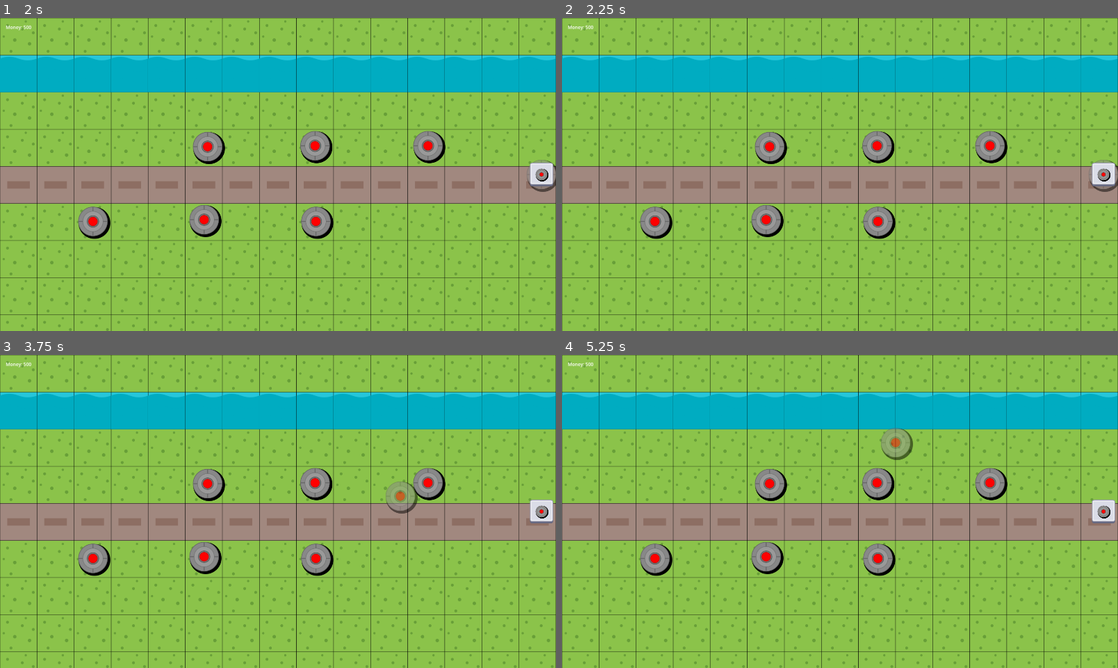
Above: before the commit, frames 1-4 (two rows, left to right).
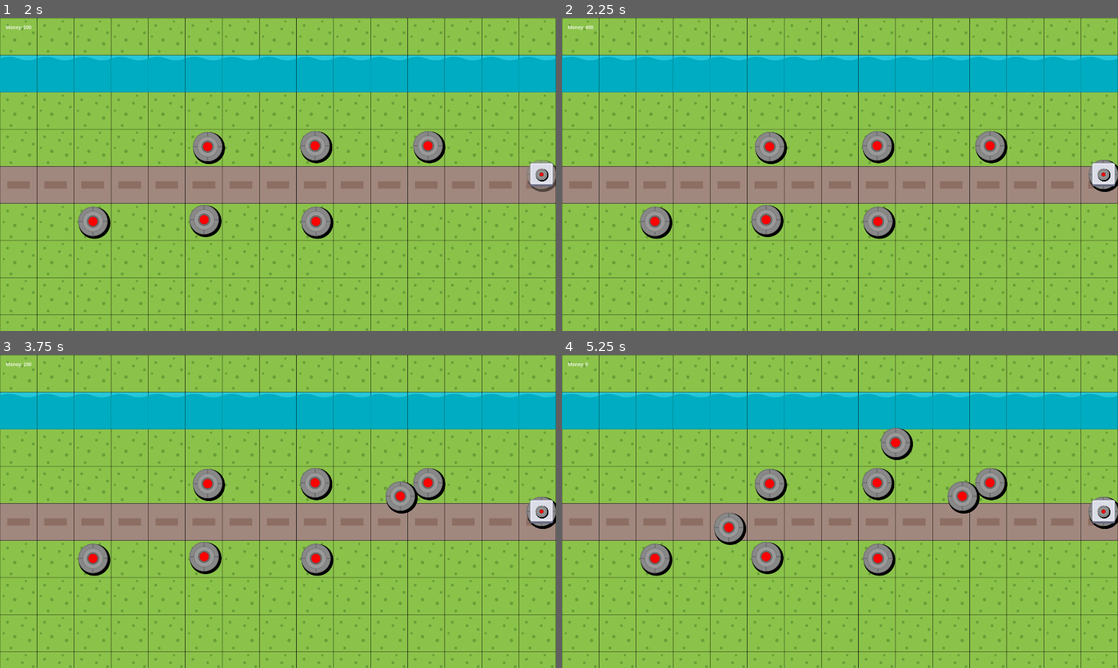
Above: after the commit, the same moments.

Repository: Kotowskey/tower-defense
Game: Godot game, scene res://scenes/scene_handler.tscn
Two runs of this game, one before a commit and one after it. Both use one fixed random seed, a clock stepped at 60 frames per second and the inputs below.
Inputs (mouse positions are in pixels of both pictures, inside the frame that each line leads up to):
- Up to frame 1 (2 s): click "NEW GAME" at 0.5 s; click (539, 174) at 1.25 s
- Up to frame 2 (2.25 s): click (1101, 174) at 2 s
- Up to frame 3 (3.75 s): click (539, 511) at 2.75 s; tap Enter at 3.5 s; move the mouse to (400, 495) at 3.52 s; click (400, 495) at 3.67 s
- Up to frame 4 (5.25 s): tap Space at 4.25 s; move the mouse to (728, 527) at 4.27 s; click (728, 527) at 4.42 s; tap Enter at 5 s; move the mouse to (895, 442) at 5.02 s; click (895, 442) at 5.17 s

Frame 1 is identical in both runs. In frame 2, less than 0.1% of the frame differs, in the area x 4-100%, y 2-56%; in frame 3, 0.5%; in frame 4, 1.5%, in the area x 4-100%, y 2-61%.

Commit message:
tower placing implementation
no validation for where it is being placed

Diff:
--- a/scripts/enemy.gd
+++ b/scripts/enemy.gd
@@ -8,7 +8,7 @@
 var speed = 100
 var max_health = 100
 var current_health = max_health
-var value = 25  # Ilość pieniędzy za zabicie przeciwnika
+var value = 25
 
 func _ready():
 	current_health = max_health
@@ -18,7 +18,6 @@
 		path_follow.progress += speed * delta
 		position = path_follow.global_position
 
-		# Sprawdź czy przeciwnik dotarł do końca ścieżki
 		if path_follow.progress_ratio >= 0.99:
 			emit_signal("enemy_escaped")
 			queue_free()
--- a/scripts/game_scene.gd
+++ b/scripts/game_scene.gd
@@ -15,12 +15,31 @@
 		money_label.position = Vector2(20, 20)
 		$UI/HUD.add_child(money_label)
 
+	set_process_input(true)
 	update_money_ui()
 
 func _process(delta):
 	if building_mode and tower_preview:
 		var mouse_pos = get_global_mouse_position()
 		tower_preview.position = mouse_pos
+
+func _input(event):
+	if not building_mode:
+		return
+
+	if event is InputEventMouseButton:
+		if event.button_index == MOUSE_BUTTON_LEFT and event.pressed:
+			var mouse_pos = get_global_mouse_position()
+
+			if player_money >= 100:
+				place_tower(mouse_pos)
+				player_money -= 100
+				update_money_ui()
+			else:
+				print("Not enough money to place tower")
+
+		elif event.button_index == MOUSE_BUTTON_RIGHT and event.pressed:
+			cancel_building()
 
 func _on_tower_button_pressed():
 	print("Tower button pressed")
@@ -33,32 +52,11 @@
 	tower_preview.modulate = Color(1, 1, 1, 0.5)
 	add_child(tower_preview)
 
-func _unhandled_input(event):
-	if not building_mode:
-		return
-
-	if event is InputEventMouseButton:
-		if event.button_index == MOUSE_BUTTON_LEFT and event.pressed:
-			var mouse_pos = get_global_mouse_position()
-			if player_money >= 100:
-				place_tower(mouse_pos)
-				player_money -= 100
-				update_money_ui()
-			print("Tower placed at: ", mouse_pos)
-
-		elif event.button_index == MOUSE_BUTTON_RIGHT and event.pressed:
-			cancel_building()
-			print("Building cancelled")
-
 func place_tower(pos):
 	var new_tower = tower_scene.instantiate()
 	new_tower.position = pos
 
-	if $Map.has_node("Turrets"):
-		$Map/Turrets.add_child(new_tower)
-	else:
-		$Map.add_child(new_tower)
-
+	add_child(new_tower)
 	cancel_building()
 
 func cancel_building():
